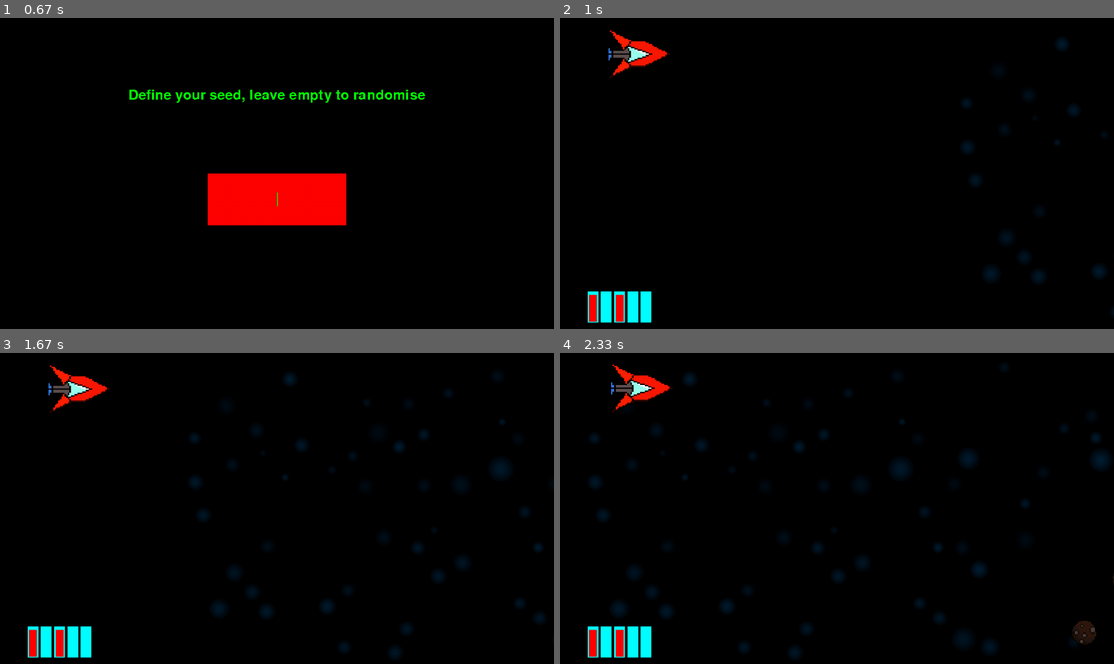
Above: before the commit, frames 1-4 (two rows, left to right).
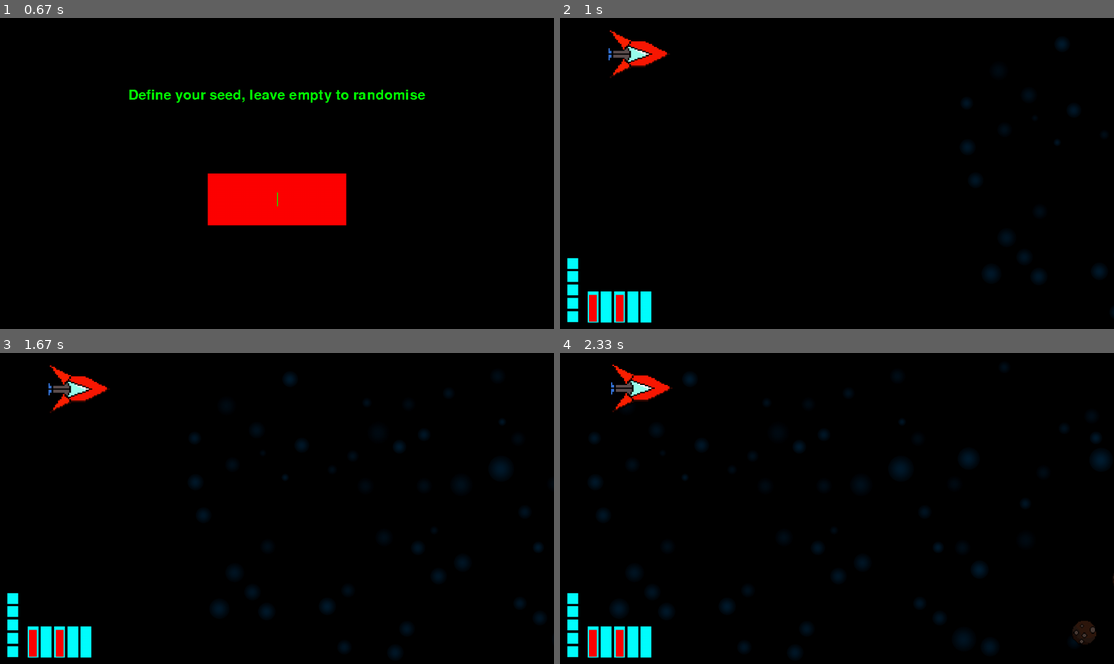
Above: after the commit, the same moments.

Repository: Ar-e-k/space-game
Game: pygame game, started from main.py
Two runs of this game, one before a commit and one after it. Both use one fixed random seed, a clock stepped at 60 frames per second and the inputs below.
Inputs (mouse positions are in pixels of both pictures, inside the frame that each line leads up to):
- Up to frame 1 (0.67 s): click (155, 52) at 0.38 s
- Up to frame 2 (1 s): tap Enter at 0.67 s
- Up to frame 3 (1.67 s): tap K at 1 s; hold D from 1.33 s (still down); hold Right from 1.33 s (still down); tap Space at 1.4 s
- Up to frame 4 (2.33 s): tap Space at 1.7, 1.95, 2.28 s; release D at 1.8 s; release Right at 1.8 s; hold W 1.88-2.18 s; hold Up 1.88-2.18 s; tap J at 2.03 s; hold D from 2.22 s (still down); hold Right from 2.22 s (still down)

Frame 1 is identical in both runs. In frame 2, 0.4% of the frame differs, in the area x 1-4%, y 77-98%; in frame 3, 0.4%; in frame 4, 0.4%.

Commit message:
added health display

Diff:
--- a/main.py
+++ b/main.py
@@ -863,6 +863,15 @@
         width=screen_x*0.02
         pos=[screen_x*0.05, screen_y*0.88]
 
+        h_mod=1.5
+        pos=up_pos(pos, -h_mod, width)
+        health=self.player.life
+        bc=[0,255,255]
+        for i in range(health):
+            rect=pygame.Rect([pos[0], pos[1]+(hight-width)-(width*1.2*i)-1], [width, width])
+            pygame.draw.rect(self._screen, bc, rect)
+        pos=up_pos(pos, h_mod, width)
+
         c=self.gun_slider(self.player.gun, hight, width, pos)
         pos=up_pos(pos, c, width)
 
@@ -879,7 +888,6 @@
             j=2*i
             self.show_slider(vals[j+1], vals[j], pos, hight, width)
             pos=up_pos(pos, 1, width)
-
 
 
     def draw_background(self, fps):
--- a/sprites.py
+++ b/sprites.py
@@ -313,6 +313,7 @@
         return self.ammo, self.reloadTime, self.max_ammo, self.max_reload
 
 
+
 class rand_gun(gun):
 
     def fire(self):
Not shown, changed: Scores/saves.scores
